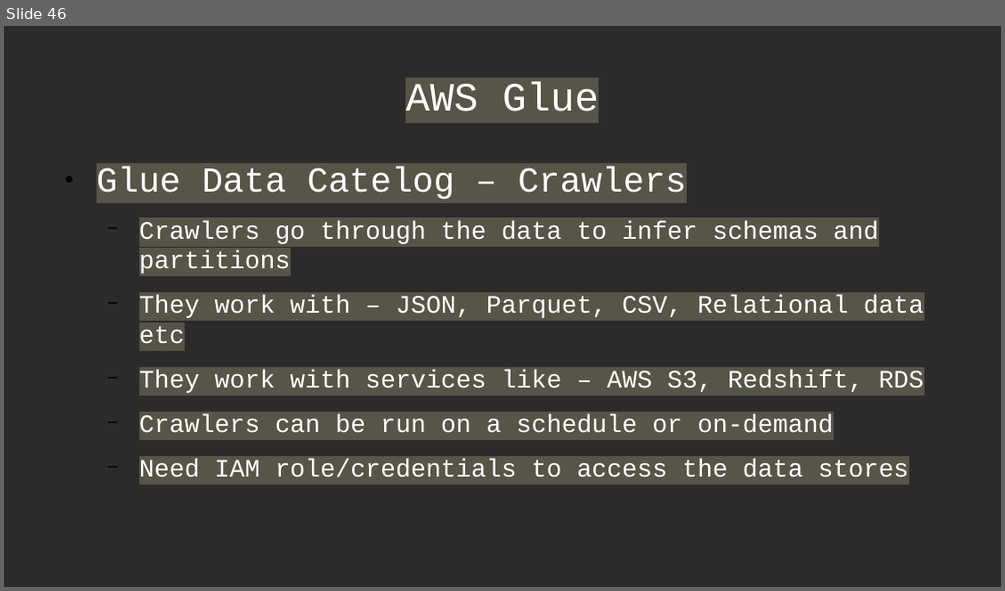
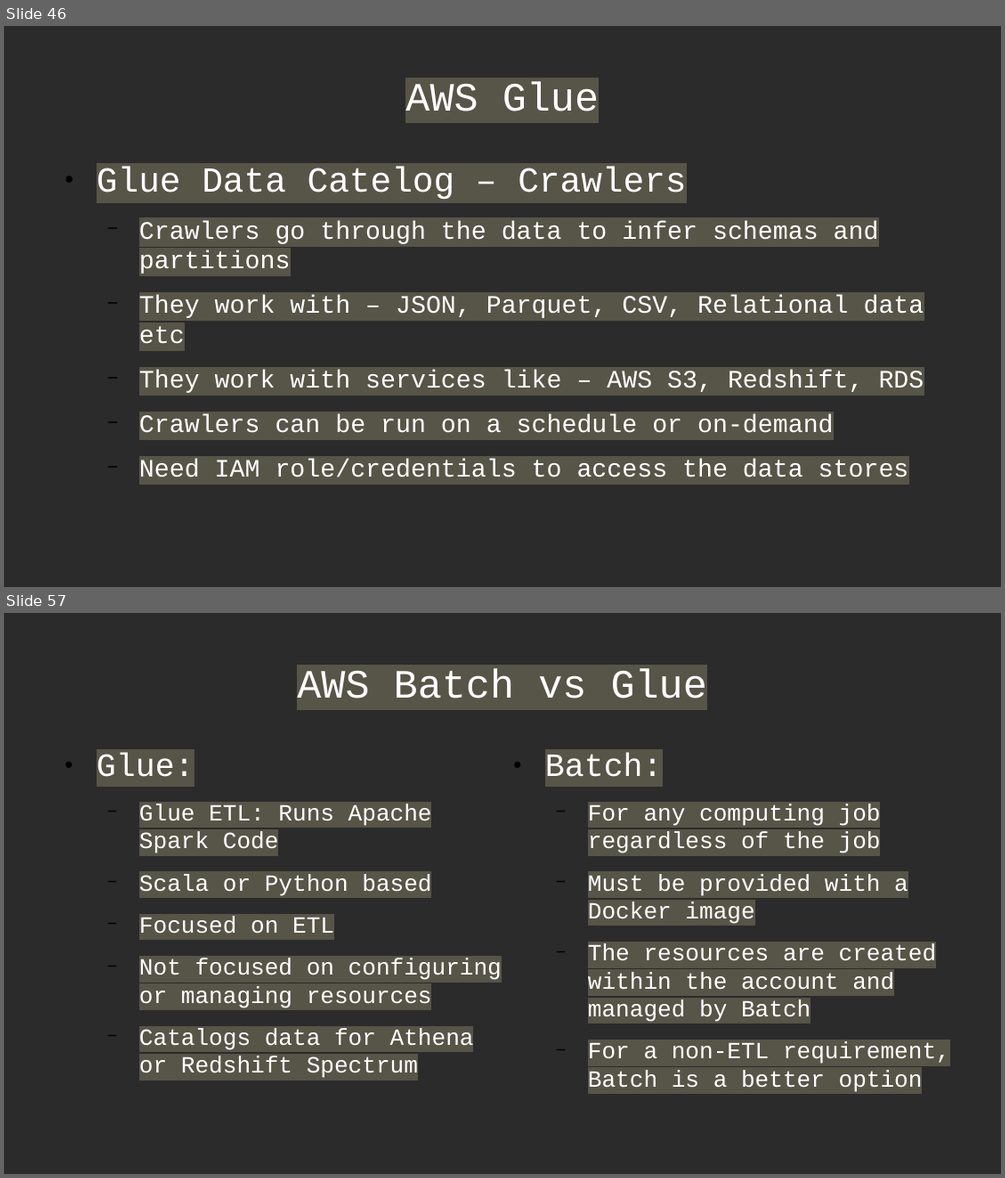
Before and after one commit to Anshul-GH/AWS_ML_Certification, a slide deck: AWS_Certified_ML_Certification_Deck.odp. Shown one above the other, each under a label of ours: slide 46 before the commit, slides 46 and 57 after it; the slides between them are not shown. The pictures are 1005x591 and 1005x1178 pixels, drawn with LibreOffice and Linux fonts; fonts in the diff are those of the drawing; background and template pictures are left out; a plain dark background stands for a picture behind light text. Boxes give left, top, right and bottom in pixels: in the first picture for what was removed or moved away, otherwise in the second. Text is boxed around its words. In the diff, an @@ line names an element or a change of style, - is before the commit and + after.

```diff
--- a/AWS_Certified_ML_Certification_Deck.odp
+++ b/AWS_Certified_ML_Certification_Deck.odp
@@ slide 57 added at <box>4,613,1001,1174</box>, background picture (left out) @@
@@ title added at <box>297,669,707,698</box>, 32 pt, text #FFFFFF @@
+AWS Batch vs Glue
@@ text added at <box>97,754,502,1078</box>, 18.5 pt, text #FFFFFF @@
+● Glue:
+  − Glue ETL: Runs Apache Spark Code
+  − Scala or Python based
+  − Focused on ETL
+  − Not focused on configuring or managing resources
+  − Catalogs data for Athena or Redshift Spectrum
@@ text added at <box>545,754,950,1093</box>, 18.5 pt, text #FFFFFF @@
+● Batch:
+  − For any computing job regardless of the job
+  − Must be provided with a Docker image
+  − The resources are created within the account and managed by Batch
+  − For a non-ETL requirement, Batch is a better option
```
Also in this commit, not shown: 1 slide changed, 15 other slides added, 2 other files.
